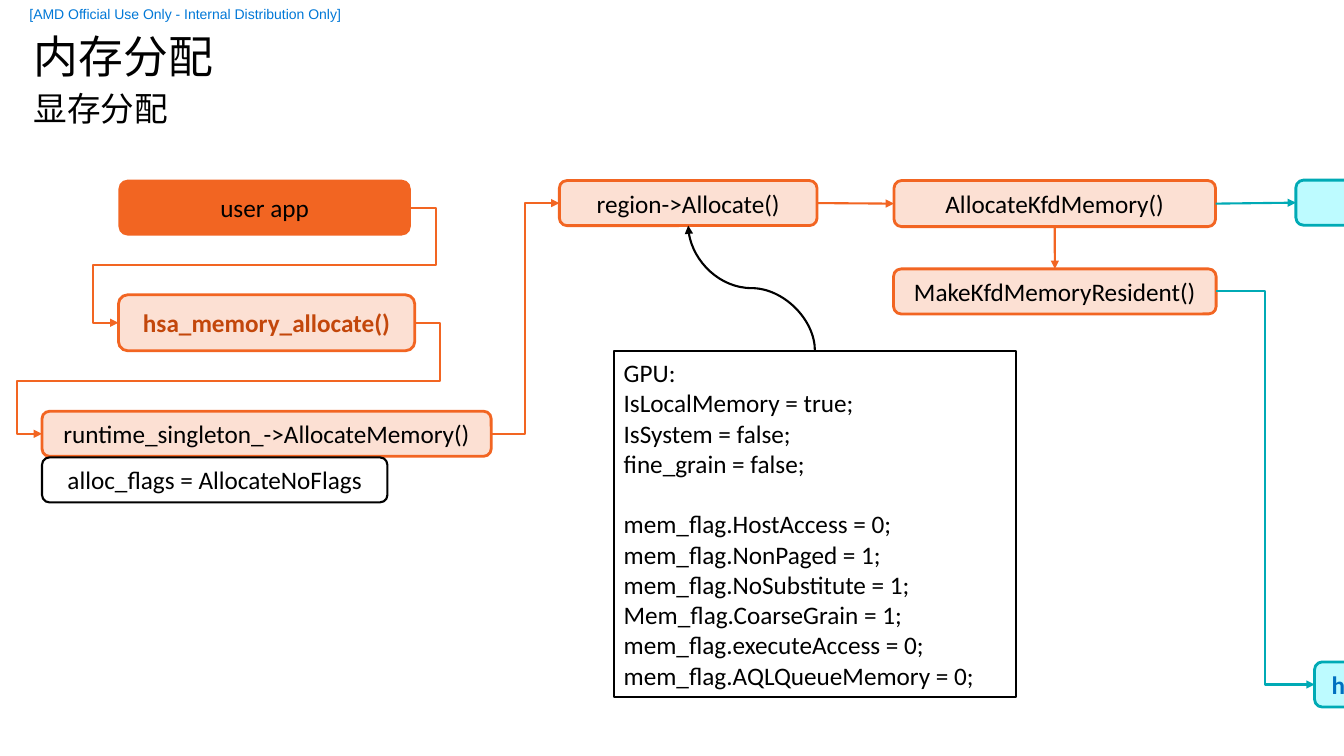
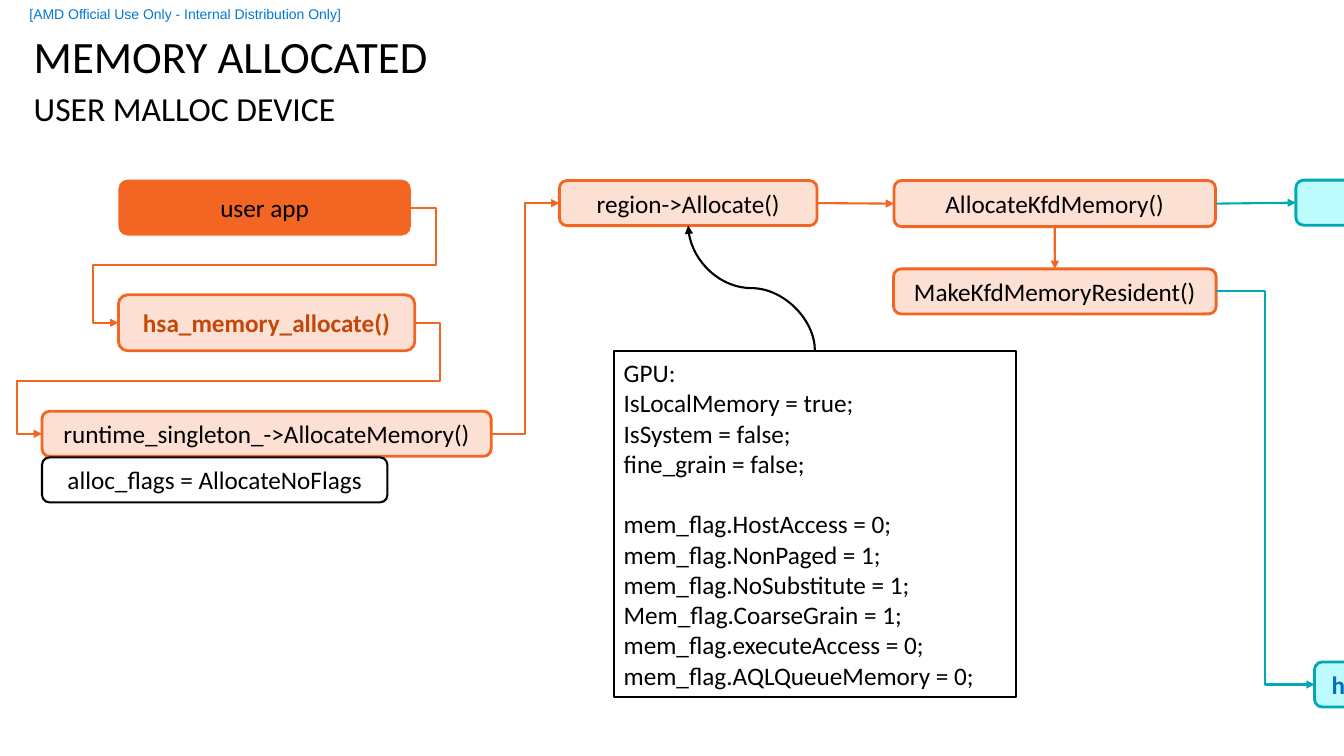
Before and after one commit to feifei14119/KmtHsaStudy, a slide deck: slide 12 of doc/HSA-KMT.pptx (slide 3 before the commit). Drawn at 1344x756 pixels with LibreOffice and Linux fonts; fonts in the diff are those of the drawing; background and template pictures are left out. Boxes give left, top, right and bottom in pixels: in the first picture for what was removed or moved away, otherwise in the second. Text is boxed around its words. In the diff, an @@ line names an element or a change of style, - is before the commit and + after.

```diff
--- a/doc/HSA-KMT.pptx
+++ b/doc/HSA-KMT.pptx
@@ title at box(34, 44, 428, 74): text changed @@
-内存分配
+MEMORY ALLOCATED
@@ text at box(34, 99, 335, 122): text changed @@
-显存分配
+USER MALLOC DEVICE
```
Also in this commit, not shown: 16 other slides changed, 10 slides added, 2 slides removed, 38 other files.
